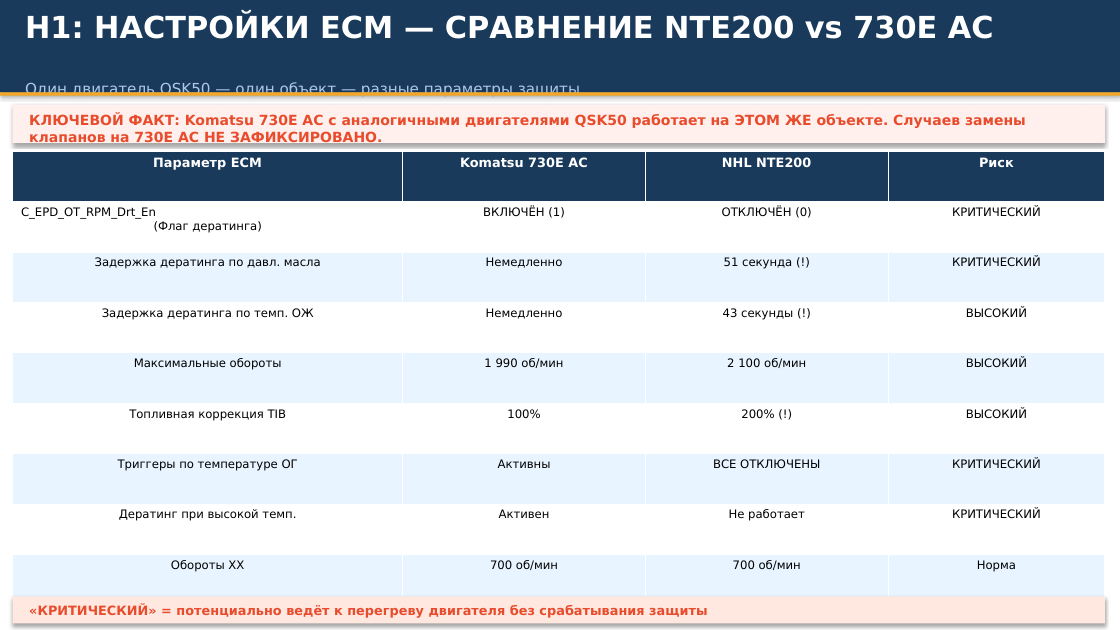
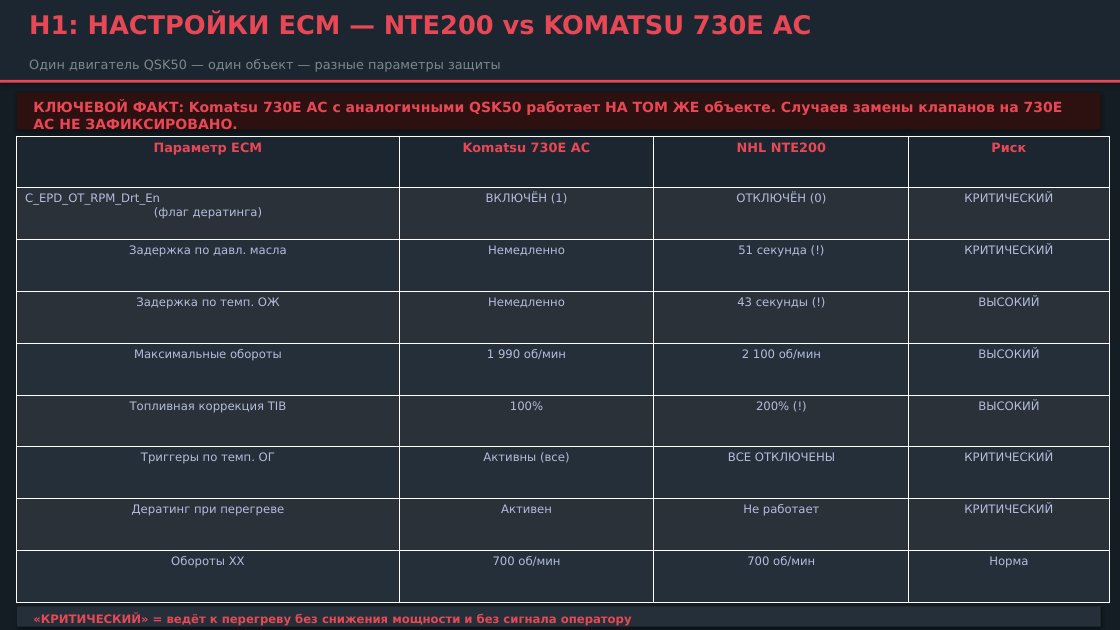
Before and after one commit to victorekuznetsov/NTE200, a slide deck: slide 11 of Презентация_анализ_клапанов_QSK50_NTE200.pptx. Drawn at 1120x630 pixels with LibreOffice and Linux fonts; fonts in the diff are those of the drawing. Boxes give left, top, right and bottom in pixels: in the first picture for what was removed or moved away, otherwise in the second. Text is boxed around its words. In the diff, an @@ line names an element or a change of style, - is before the commit and + after.

```diff
--- a/Презентация_анализ_клапанов_QSK50_NTE200.pptx
+++ b/Презентация_анализ_клапанов_QSK50_NTE200.pptx
@@ background #FFFFFF to #141C24 @@
@@ rectangle: place and size @@
-rectangle at [0,0,1120,92]
+rectangle at [0,0,1120,80]
@@ rectangle at [0,0,1120,80]: fill #1A3A5C to #1C2630 @@
@@ text at [29,15,812,35]: text changed; size 26 to 22 pt; text colour #FFFFFF to #E84855 @@
-H1: НАСТРОЙКИ ECM — СРАВНЕНИЕ NTE200 vs 730E AC
+H1: НАСТРОЙКИ ECM — NTE200 vs KOMATSU 730E AC
@@ text "Один двигатель QSK50 — один ...": place and size @@
-text "Один двигатель QSK50 — один ..." at [25,82,580,99]
+text "Один двигатель QSK50 — один ..." at [29,59,501,72]
@@ text "Один двигатель QSK50 — один ..." at [29,59,501,72]: size 13 to 11 pt, text colour #B0C8E8 to #80868B @@
@@ rectangle: place and size @@
-rectangle at [0,92,1120,96]
+rectangle at [0,80,1120,83]
@@ rectangle at [0,80,1120,83]: fill #F5A623 to #E84855 @@
@@ rectangle: place and size @@
-rectangle at [13,105,1105,143]
+rectangle at [17,92,1101,129]
@@ rectangle at [17,92,1101,129]: fill #FFF0ED to #2D1010 @@
@@ text at [33,100,1063,129]: text changed; text colour #E84C2C to #E84855 @@
-КЛЮЧЕВОЙ ФАКТ: Komatsu 730E AC с аналогичными двигателями QSK50 работает на ЭТОМ ЖЕ объекте. Случаев замены клапанов на 730E AC НЕ ЗАФИКСИРОВАНО.
+КЛЮЧЕВОЙ ФАКТ: Komatsu 730E AC с аналогичными QSK50 работает НА ТОМ ЖЕ объекте. Случаев замены клапанов на 730E AC НЕ ЗАФИКСИРОВАНО.
@@ table at [17,136,1108,602] @@
-row 2, column 1: C_EPD_OT_RPM_Drt_En (Флаг дератинга)
+row 2, column 1: C_EPD_OT_RPM_Drt_En (флаг дератинга)
-row 3, column 1: Задержка дератинга по давл. масла
+row 3, column 1: Задержка по давл. масла
-row 4, column 1: Задержка дератинга по темп. ОЖ
+row 4, column 1: Задержка по темп. ОЖ
-row 7, column 1: Триггеры по температуре ОГ
+row 7, column 1: Триггеры по темп. ОГ
-row 7, column 2: Активны
+row 7, column 2: Активны (все)
-row 8, column 1: Дератинг при высокой темп.
+row 8, column 1: Дератинг при перегреве
@@ fill #1A3A5C to #1C2630 in row 1 @@
@@ fill #FFFFFF to #2A3138 in 16 cells @@
@@ fill #E8F4FF to #242F39 in 16 cells @@
@@ text colour #FFFFFF to #E84855 in "Параметр ECM", "Komatsu 730E AC", "NHL NTE200", "Риск" @@
@@ text colour #000000 to #B3BDDC in "ВКЛЮЧЁН (1)", "ОТКЛЮЧЁН (0)", "КРИТИЧЕСКИЙ", "Немедленно" and 22 more places @@
@@ table: place and size @@
-table at [13,151,1105,605]
+table at [17,136,1108,602]
@@ rectangle: place and size @@
-rectangle at [13,597,1105,623]
+rectangle at [17,607,1101,627]
@@ rectangle at [17,607,1101,627]: fill #FFE8E0 to #242F39 @@
@@ text at [33,613,632,626]: text changed; size 11 to 10 pt; text colour #E84C2C to #E84855 @@
-«КРИТИЧЕСКИЙ» = потенциально ведёт к перегреву двигателя без срабатывания защиты
+«КРИТИЧЕСКИЙ» = ведёт к перегреву без снижения мощности и без сигнала оператору
```
Also in this commit, not shown: 14 other slides changed, 5 slides added, 6 slides removed, 1 other file.
